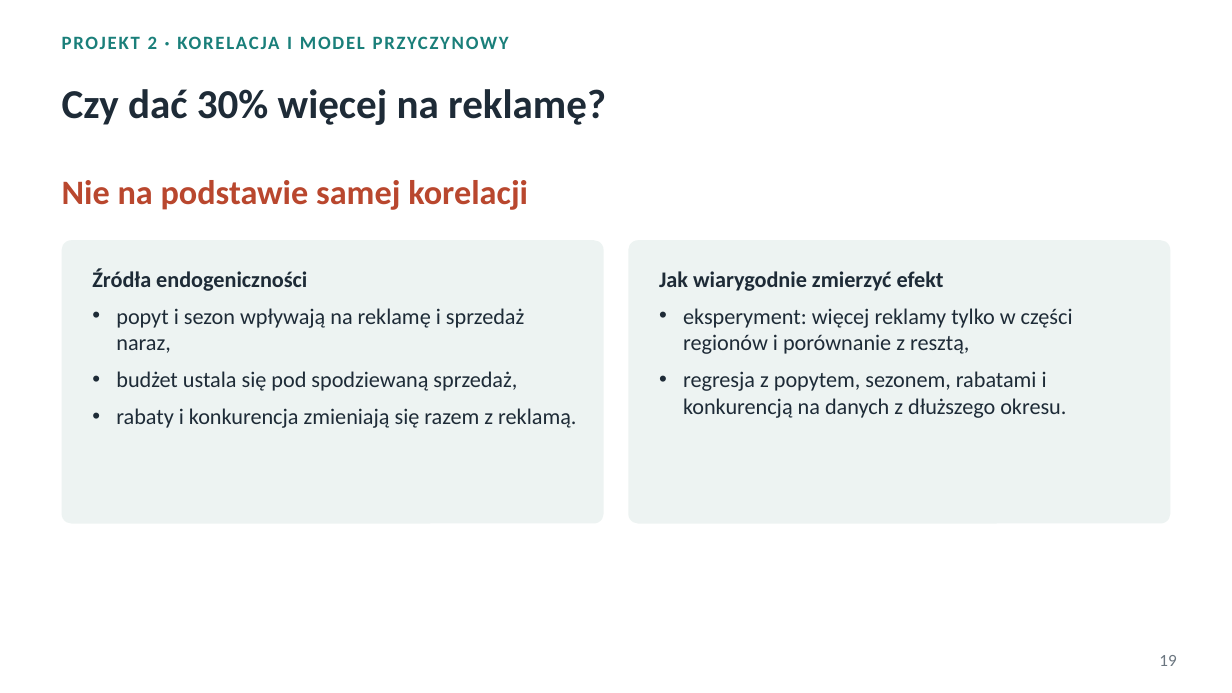
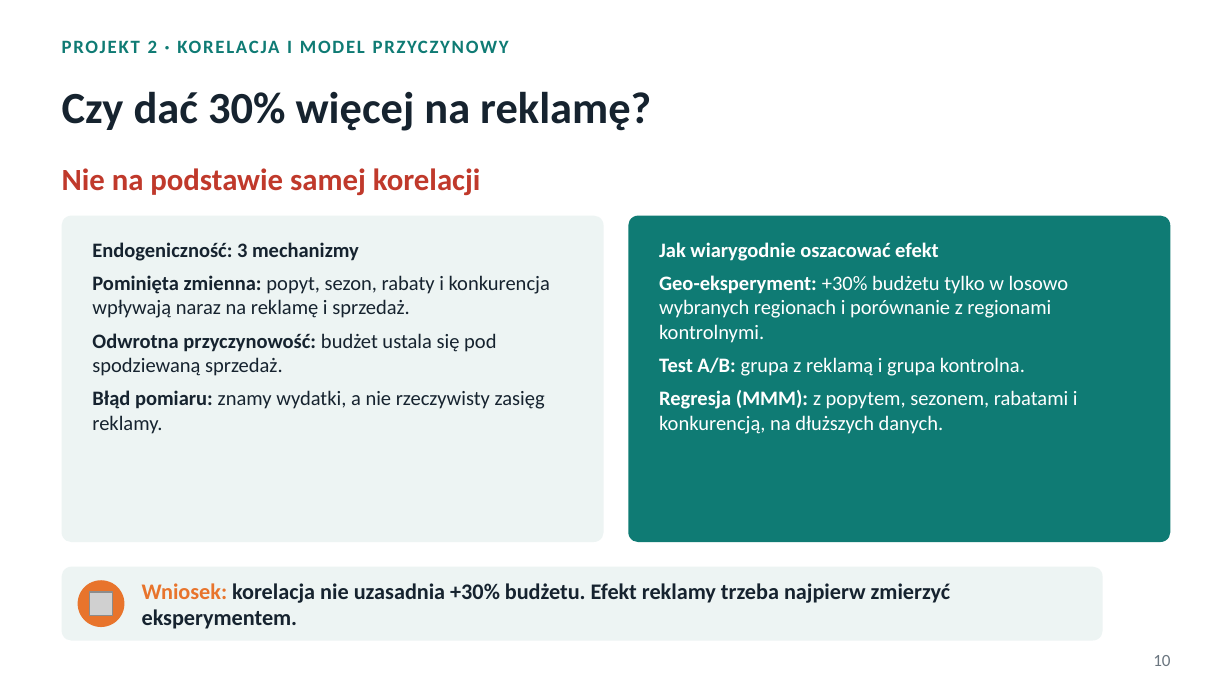
Before and after one commit to ploiu123/praca, a slide deck: slide 10 of prezentacja/Podstawy_analityki_projekty.pptx (slide 19 before the commit). Drawn at 1232x693 pixels with LibreOffice and Linux fonts; fonts in the diff are those of the drawing; grey boxes stand for pictures. Boxes give left, top, right and bottom in pixels: in the first picture for what was removed or moved away, otherwise in the second. Text is boxed around its words. In the diff, an @@ line names an element or a change of style, - is before the commit and + after.

```diff
--- a/prezentacja/Podstawy_analityki_projekty.pptx
+++ b/prezentacja/Podstawy_analityki_projekty.pptx
@@ text "PROJEKT 2 · KORELACJA I ..." at [62, 40, 509, 53]: text colour #1A7F7A to #0F7B74 @@
@@ title "Czy dać 30% więcej na ..." at [62, 91, 651, 131]: size 24 to 26 pt, text colour #1E2B37 to #16232F @@
@@ text "Nie na podstawie samej korelacji" at [62, 168, 481, 195]: size 20 to 18 pt, text colour #B9472E to #C0392B @@
@@ rounded rectangle: place and size @@
-rounded rectangle at [62, 240, 604, 524]
+rounded rectangle at [62, 216, 604, 542]
@@ rounded rectangle at [62, 216, 604, 542]: fill #EDF3F2 to #EDF4F3; proportions changed @@
@@ rounded rectangle: place and size @@
-rounded rectangle at [628, 240, 1170, 524]
+rounded rectangle at [628, 216, 1170, 542]
@@ rounded rectangle at [628, 216, 1170, 542]: fill #EDF3F2 to #0F7B74; proportions changed @@
@@ text at [92, 242, 550, 434]: text changed; size 13 to 12 pt; text colour #1E2B37 to #16232F @@
-Źródła endogeniczności
-• popyt i sezon wpływają na reklamę i sprzedaż naraz,
-• budżet ustala się pod spodziewaną sprzedaż,
-• rabaty i konkurencja zmieniają się razem z reklamą.
+Endogeniczność: 3 mechanizmy
+Pominięta zmienna: popyt, sezon, rabaty i konkurencja wpływają naraz na reklamę i sprzedaż.
+Odwrotna przyczynowość: budżet ustala się pod spodziewaną sprzedaż.
+Błąd pomiaru: znamy wydatki, a nie rzeczywisty zasięg reklamy.
@@ text at [659, 242, 1078, 434]: text changed; size 13 to 12 pt; text colour #1E2B37 to #FFFFFF @@
-Jak wiarygodnie zmierzyć efekt
-• eksperyment: więcej reklamy tylko w części regionów i porównanie z resztą,
-• regresja z popytem, sezonem, rabatami i konkurencją na danych z dłuższego okresu.
+Jak wiarygodnie oszacować efekt
+Geo-eksperyment: +30% budżetu tylko w losowo wybranych regionach i porównanie z regionami kontrolnymi.
+Test A/B: grupa z reklamą i grupa kontrolna.
+Regresja (MMM): z popytem, sezonem, rabatami i konkurencją, na dłuższych danych.
@@ rounded rectangle added at [62, 567, 1103, 641], fill #EDF4F3 @@
@@ ellipse added at [78, 580, 124, 627], fill #E8742C @@
@@ picture added at [89, 591, 112, 615] @@
@@ text added at [142, 583, 951, 629], 13 pt, text #16232F, bold @@
+Wniosek: korelacja nie uzasadnia +30% budżetu. Efekt reklamy trzeba najpierw zmierzyć eksperymentem.
@@ page number added at [1153, 655, 1170, 666], 10 pt, text #6B7680 @@
+10
@@ page number removed at [1159, 655, 1176, 666] @@
-19
```
Also in this commit, not shown: 24 other slides changed, 10 slides added, 12 slides removed, 4 other files.
